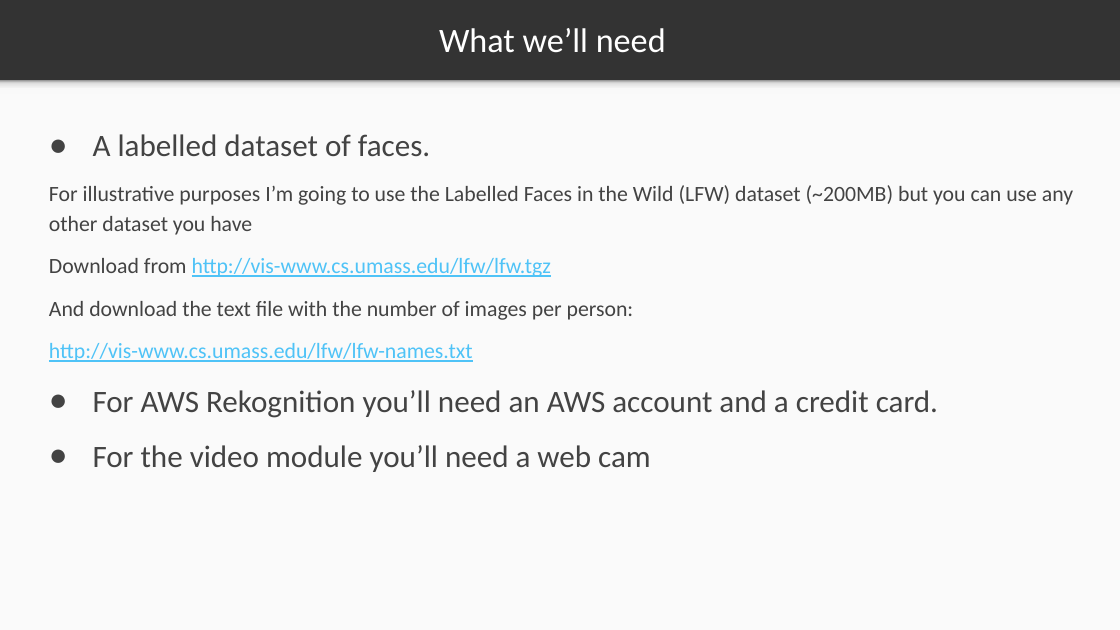
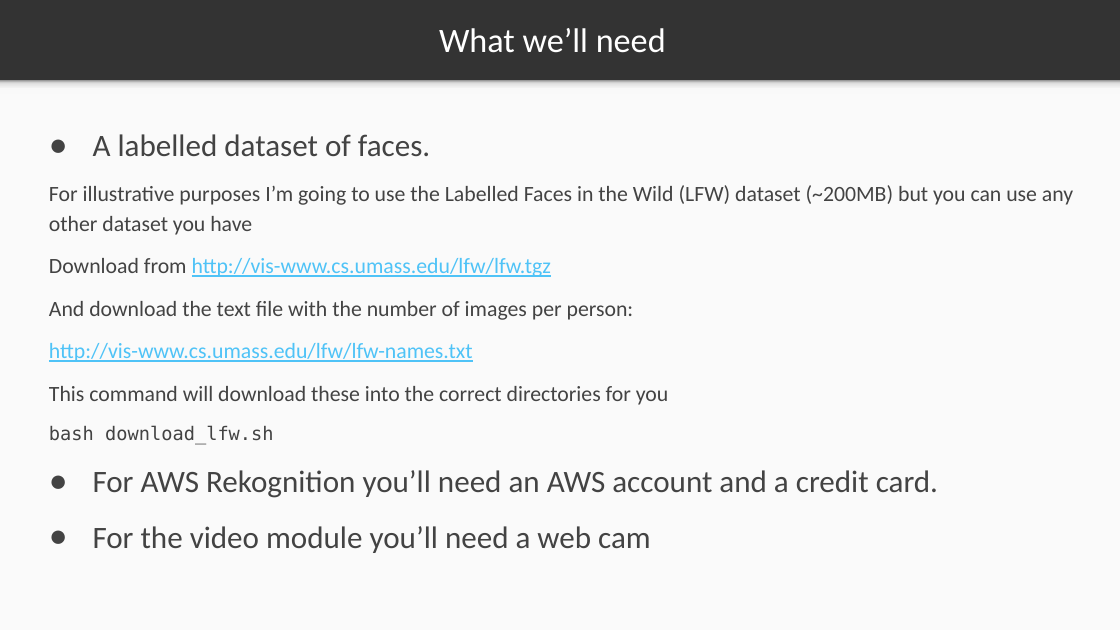
Before and after one commit to markstrefford/1.-Learning-Python-AI-by-Example, a slide deck: slide 3 of 2. Recognising Faces/Slides/2.1.pptx. Drawn at 1120x630 pixels with LibreOffice and Linux fonts; fonts in the diff are those of the drawing. Boxes give left, top, right and bottom in pixels: in the first picture for what was removed or moved away, otherwise in the second. Text is boxed around its words. In the diff, an @@ line names an element or a change of style, - is before the commit and + after.

```diff
--- a/2. Recognising Faces/Slides/2.1.pptx
+++ b/2. Recognising Faces/Slides/2.1.pptx
@@ text at [49, 386, 668, 445]: paragraphs added @@
+This command will download these into the correct directories for you
+bash download_lfw.sh
```
Also in this commit, not shown: 2 other slides changed, 1 other file.
